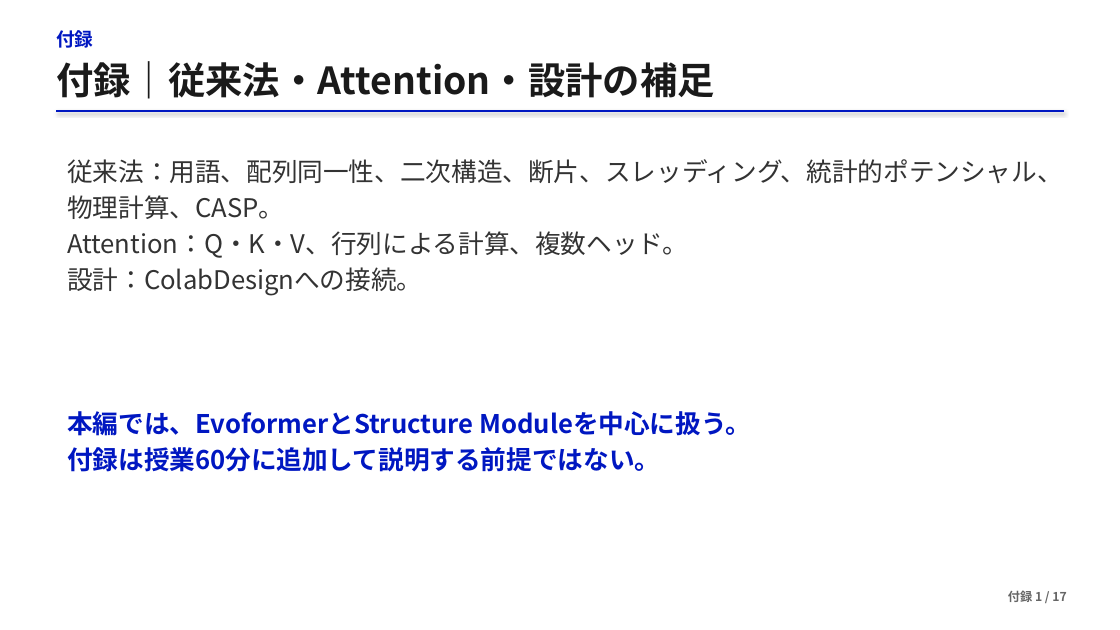
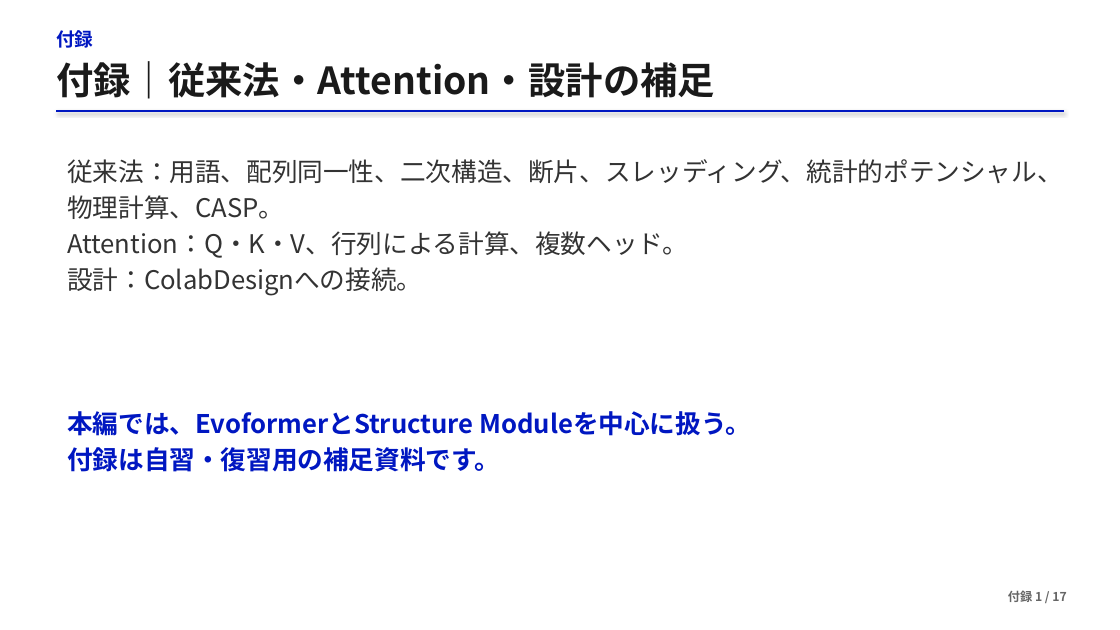
Before and after one commit to matsunagalab/lecture_bioinfo, a slide deck: slide 36 of 05_AlphaFold2による構造予測/05_AlphaFold2による構造予測.pptx. Drawn at 1120x630 pixels with LibreOffice and Linux fonts; fonts in the diff are those of the drawing. Boxes give left, top, right and bottom in pixels: in the first picture for what was removed or moved away, otherwise in the second. Text is boxed around its words. In the diff, an @@ line names an element or a change of style, - is before the commit and + after.

```diff
--- a/05_AlphaFold2による構造予測/05_AlphaFold2による構造予測.pptx
+++ b/05_AlphaFold2による構造予測/05_AlphaFold2による構造予測.pptx
@@ text at [67,447,500,472]: text changed @@
-付録は授業60分に追加して説明する前提ではない。
+付録は自習・復習用の補足資料です。
```
Also in this commit, not shown: 1 other slide changed, 1 slide added, 1 slide removed, 2 other files.
